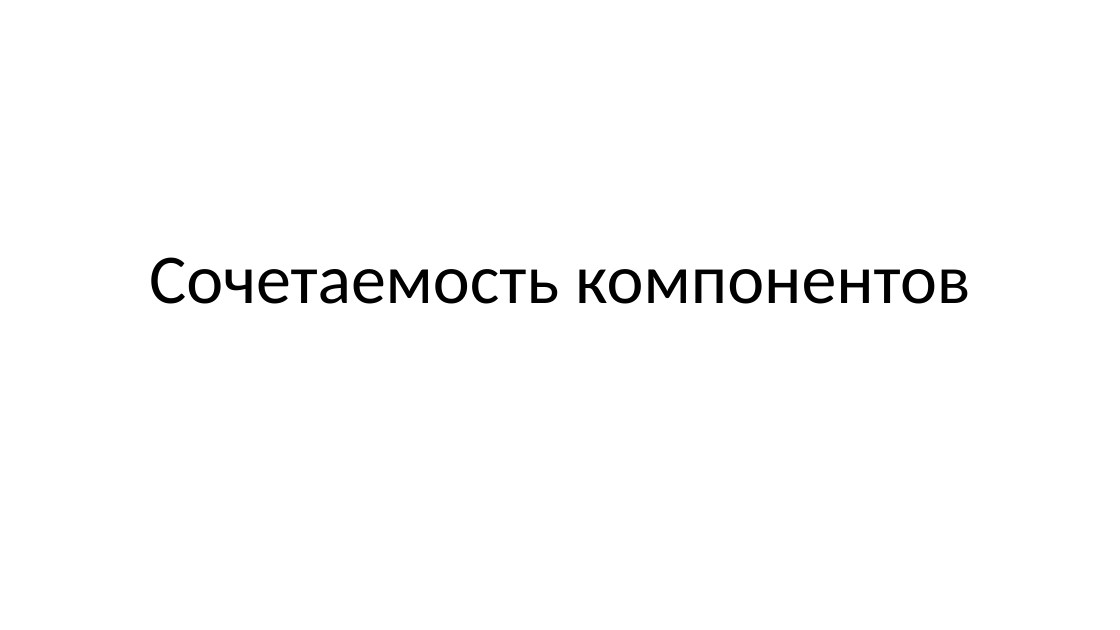
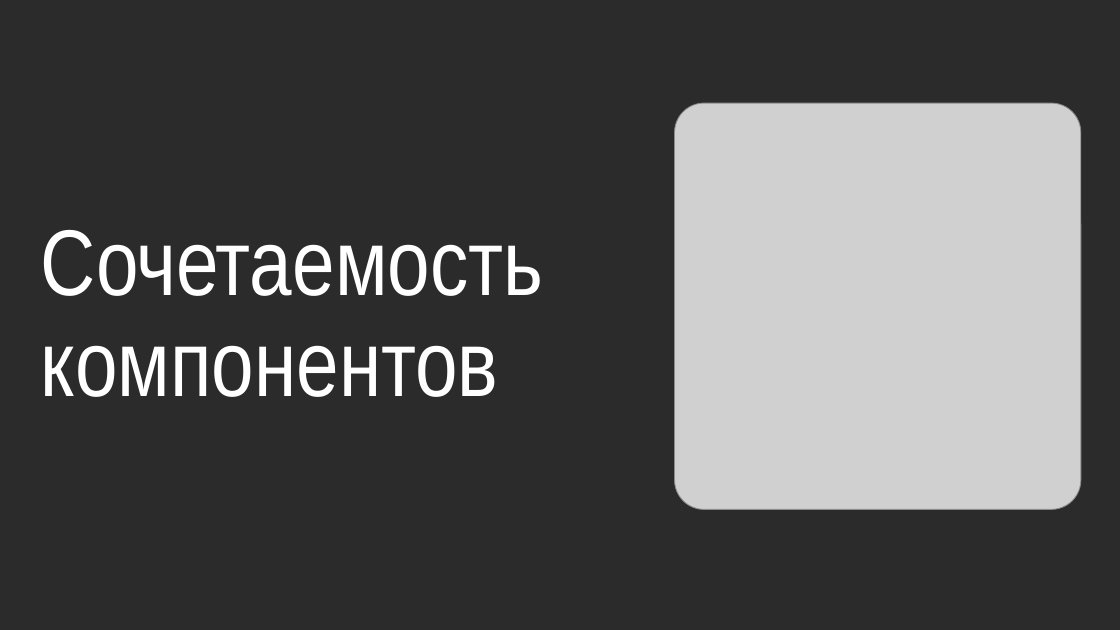
Before and after one commit to alexey-malov/ood, a slide deck: slide 1 of lectures/20.components/components.pptx. Drawn at 1120x630 pixels with LibreOffice and Linux fonts; fonts in the diff are those of the drawing; grey boxes stand for pictures; background and template pictures are left out; a plain dark background stands for a picture behind light text. Boxes give left, top, right and bottom in pixels: in the first picture for what was removed or moved away, otherwise in the second. Text is boxed around its words. In the diff, an @@ line names an element or a change of style, - is before the commit and + after.

Commit message:
Обновил обложку лекции про сочетаемость компонентов

```diff
--- a/lectures/20.components/components.pptx
+++ b/lectures/20.components/components.pptx
@@ background #FFFFFF to picture (left out) @@
@@ picture added at bbox=[675, 103, 1081, 510] @@
@@ title "Сочетаемость компонентов": place and size @@
-title "Сочетаемость компонентов" at bbox=[149, 257, 970, 304]
+title "Сочетаемость компонентов" at bbox=[41, 230, 543, 397]
@@ title "Сочетаемость компонентов" at bbox=[41, 230, 543, 397]: size 60 to 80 pt, font Calibri to Arial Narrow, text colour #000000 to #FFFFFF; alignment centre to left @@
```
